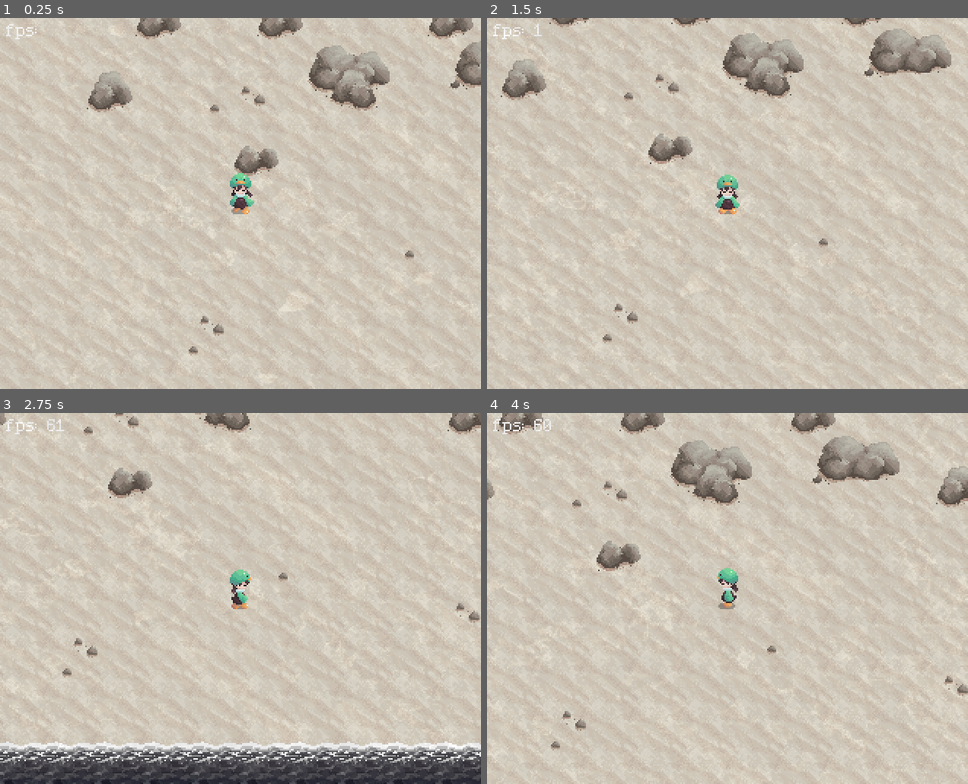
Above: before the commit, frames 1-4 (two rows, left to right).
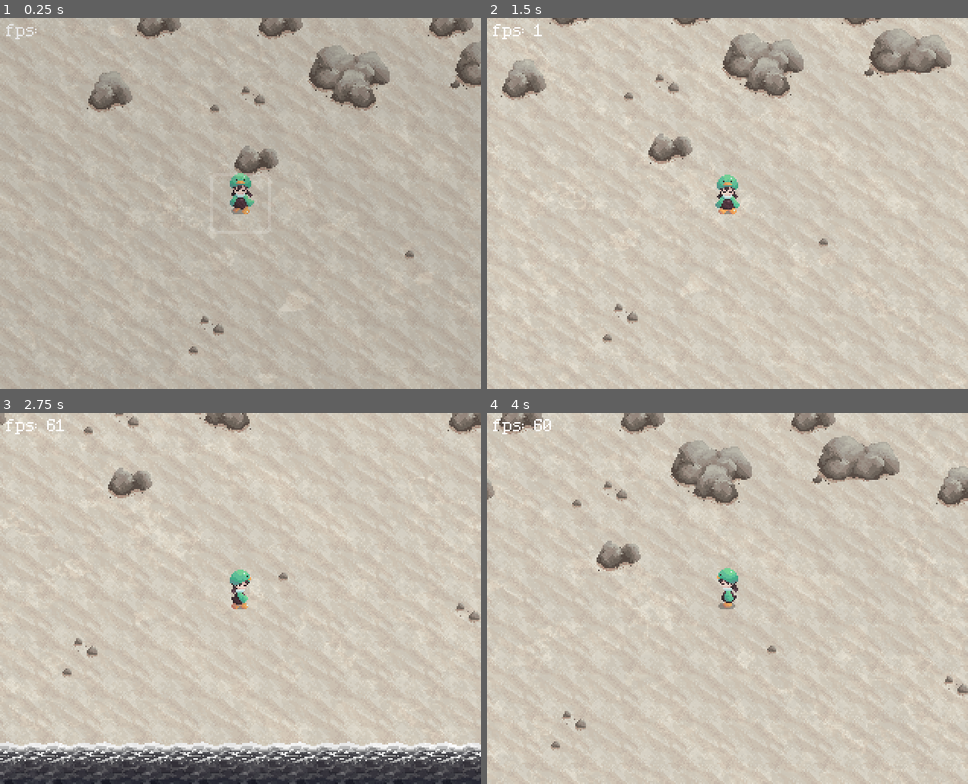
Above: after the commit, the same moments.

Repository: kiwijuice56/hourglass-desert
Game: Godot game, scene res://main/Main.tscn
The game is run twice, just before and just after one commit, with the same random seed, the same clock (stepped at 60 frames per second) and the same inputs.
Inputs:
- Up to frame 1 (0.25 s): no input
- Up to frame 2 (1.5 s): tap Enter (ui_accept) at 0.5, 0.77 s; hold Right (ui_right) 0.53-1.28 s; hold Down (ui_down) from 1.28 s (still down)
- Up to frame 3 (2.75 s): tap Enter (ui_accept) at 1.52 s; release Down (ui_down) at 2.03 s; hold Right (ui_right) from 2.03 s (still down)
- Up to frame 4 (4 s): release Right (ui_right) at 2.78 s; hold Up (ui_up) 2.78-3.53 s; tap Enter (ui_accept) at 3.02, 3.77 s; hold Left (ui_left) from 3.53 s (still down)

The runs differ from the first frame. In frame 2, less than 0.1% of the frame differs, in the area x 10-12%, y 4-5%; in frame 3, less than 0.1%, in the area x 9-12%, y 1-5%; in frame 4, less than 0.1%.

Commit message:
Created basic effect menu
Incomplete, will work on tying everything together

Diff:
--- a/main/Main.tscn
+++ b/main/Main.tscn
@@ -1,11 +1,14 @@
-[gd_scene load_steps=8 format=3 uid="uid://ci427rwi47y3v"]
+[gd_scene load_steps=11 format=3 uid="uid://ci427rwi47y3v"]
 
 [ext_resource type="Script" path="res://main/main.gd" id="1_7he0i"]
 [ext_resource type="PackedScene" uid="uid://bx16we0b51mtm" path="res://main/prop/canvas_mirror/CanvasMirror.tscn" id="2_qes7u"]
 [ext_resource type="PackedScene" uid="uid://bncwc62wkr0vt" path="res://main/prop/actor/player/Player.tscn" id="3_e6qln"]
-[ext_resource type="PackedScene" uid="uid://3sm8t0okpbw1" path="res://main/ui/transition/Transition.tscn" id="4_5rr0d"]
-[ext_resource type="Script" path="res://main/ui/fps_label/fps_label.gd" id="5_etifi"]
+[ext_resource type="PackedScene" uid="uid://3sm8t0okpbw1" path="res://main/ui/component/transition/Transition.tscn" id="4_5rr0d"]
+[ext_resource type="Script" path="res://main/ui/ui.gd" id="4_hh443"]
+[ext_resource type="Script" path="res://main/ui/component/fps_label/fps_label.gd" id="5_etifi"]
 [ext_resource type="Theme" uid="uid://bhdkt3j7lwgn1" path="res://main/ui/theme/main_theme.tres" id="5_xhmq2"]
+[ext_resource type="PackedScene" uid="uid://iee11vxs3gpy" path="res://main/ui/menu/effect_menu/EffectMenu.tscn" id="7_n8r1e"]
+[ext_resource type="Script" path="res://main/ui/menu/effect_menu/effect_menu.gd" id="9_4jbjk"]
 
 [sub_resource type="StyleBoxEmpty" id="StyleBoxEmpty_p5qfa"]
 content_margin_left = 4.0
@@ -18,16 +21,28 @@
 
 [node name="Player" parent="." instance=ExtResource("3_e6qln")]
 
-[node name="Transition" parent="." instance=ExtResource("4_5rr0d")]
+[node name="UI" type="CanvasLayer" parent="."]
+layer = 2
+script = ExtResource("4_hh443")
 
-[node name="FpsLayer" type="CanvasLayer" parent="."]
+[node name="Transition" parent="UI" instance=ExtResource("4_5rr0d")]
+anchors_preset = 15
+anchor_right = 1.0
+anchor_bottom = 1.0
+offset_right = 0.0
+offset_bottom = 0.0
+grow_horizontal = 2
+grow_vertical = 2
 
-[node name="PanelContainer" type="PanelContainer" parent="FpsLayer"]
-offset_right = 40.0
-offset_bottom = 40.0
+[node name="DebugPanel" type="PanelContainer" parent="UI"]
+anchors_preset = 15
+anchor_right = 1.0
+anchor_bottom = 1.0
+grow_horizontal = 2
+grow_vertical = 2
 theme_override_styles/panel = SubResource("StyleBoxEmpty_p5qfa")
 
-[node name="FpsLabel" type="Label" parent="FpsLayer/PanelContainer"]
+[node name="FpsLabel" type="Label" parent="UI/DebugPanel"]
 layout_mode = 2
 size_flags_horizontal = 0
 size_flags_vertical = 0
@@ -35,5 +50,8 @@
 text = "fps:"
 script = ExtResource("5_etifi")
 
-[node name="Timer" type="Timer" parent="FpsLayer/PanelContainer/FpsLabel"]
+[node name="Timer" type="Timer" parent="UI/DebugPanel/FpsLabel"]
 autostart = true
+
+[node name="EffectMenu" parent="UI" instance=ExtResource("7_n8r1e")]
+script = ExtResource("9_4jbjk")
--- a/main/common_reference.gd
+++ b/main/common_reference.gd
@@ -3,4 +3,7 @@
 
 @onready var main: Main = get_tree().get_root().get_node("Main")
 @onready var player: Player = get_tree().get_root().get_node("Main/Player")
-@onready var transition: Transition = get_tree().get_root().get_node("Main/Transition")
+@onready var ui: UI = get_tree().get_root().get_node("Main/UI")
+
+# This should be under UI's script but its used very often
+@onready var transition: Transition = get_tree().get_root().get_node("Main/UI/Transition")
--- a/main/memory/global_memory.gd
+++ b/main/memory/global_memory.gd
@@ -6,3 +6,4 @@
 func reset_memory() -> void:
 	data = {}
 	data.time = Era.CURRENT
+	data.unlocked_effects = [Player.Effect.NORMAL, Player.Effect.DUCKLING]
--- a/main/prop/actor/actor.gd
+++ b/main/prop/actor/actor.gd
@@ -10,11 +10,6 @@
 
 @onready var movement_timer: Timer = $MovementTimer
 
-# A disabled actor is intended to be uninteractable and unchangeable, although
-# their state may still change. In order to prevent glitches while keeping code complexity
-# low, the disable/enable methods will prevent any form of interactions by disabling nodes
-# that allow states to influence thier controllers. States should still check if they
-# are disabled with the was_interrupted method
 var disabled: bool:
 	set(val):
 		disabled = val
--- a/main/prop/actor/player/player.gd
+++ b/main/prop/actor/player/player.gd
@@ -18,12 +18,13 @@
 const EFFECT_MAP: Dictionary = {
 	Effect.NORMAL: "normal",
 	Effect.DUCKLING: "duckling"
+
 }
 
 const SPRITE_DIR: String = "res://main/prop/actor/player/sprites/"
 
 enum Effect {
-	NORMAL, DUCKLING
+	NORMAL, DUCKLING, NONE1, NONE2, NONE3, NONE4, NONE5
 }
 
 signal interacted
@@ -32,7 +33,7 @@
 @onready var interact_hitbox: Area2D = $InteractHitboxArea2D
 
 var direction: String = "down"
-var effect: Effect = Effect.DUCKLING
+var effect: Effect = Effect.NORMAL
 
 func disable() -> void:
 	super.disable()
--- a/main/ui/transition/Transition.tscn
+++ b/main/ui/component/transition/Transition.tscn
@@ -1,6 +1,6 @@
 [gd_scene load_steps=6 format=3 uid="uid://3sm8t0okpbw1"]
 
-[ext_resource type="Script" path="res://main/ui/transition/transition.gd" id="1_c7h3c"]
+[ext_resource type="Script" path="res://main/ui/component/transition/transition.gd" id="1_c7h3c"]
 
 [sub_resource type="Animation" id="Animation_cil8w"]
 resource_name = "0in"
--- a/main/ui/effect_menu/EffectMenu.tscn
+++ /dev/null
@@ -1,36 +0,0 @@
-[gd_scene format=3 uid="uid://iee11vxs3gpy"]
-
-[node name="EffectMenu" type="Control"]
-layout_mode = 3
-anchors_preset = 15
-anchor_right = 1.0
-anchor_bottom = 1.0
-grow_horizontal = 2
-grow_vertical = 2
-
-[node name="ScrollContainer" type="ScrollContainer" parent="."]
-layout_mode = 1
-anchors_preset = 15
-anchor_right = 1.0
-anchor_bottom = 1.0
-grow_horizontal = 2
-grow_vertical = 2
-
-[node name="HBoxContainer" type="HBoxContainer" parent="ScrollContainer"]
-layout_mode = 2
-
-[node name="Label" type="Label" parent="ScrollContainer/HBoxContainer"]
-layout_mode = 2
-text = "asdasdasd"
-
-[node name="Label2" type="Label" parent="ScrollContainer/HBoxContainer"]
-layout_mode = 2
-text = "asdasdasd"
-
-[node name="Label3" type="Label" parent="ScrollContainer/HBoxContainer"]
-layout_mode = 2
-text = "asdasdasd"
-
-[node name="Label4" type="Label" parent="ScrollContainer/HBoxContainer"]
-layout_mode = 2
-text = "asdasdasd"
--- /dev/null
+++ b/main/ui/menu/effect_menu/EffectMenu.tscn
@@ -0,0 +1,86 @@
+[gd_scene load_steps=7 format=3 uid="uid://iee11vxs3gpy"]
+
+[ext_resource type="Theme" uid="uid://bhdkt3j7lwgn1" path="res://main/ui/theme/main_theme.tres" id="1_o1bro"]
+[ext_resource type="Script" path="res://main/ui/menu/effect_menu/effect_selector.gd" id="2_fgw8h"]
+[ext_resource type="Texture2D" uid="uid://l0edgp4i0sjx" path="res://main/ui/menu/effect_menu/icons/normal.png" id="3_lntdq"]
+[ext_resource type="Texture2D" uid="uid://b6uqxw146pomg" path="res://main/ui/menu/effect_menu/icons/duckling.png" id="4_m18m7"]
+[ext_resource type="Texture2D" uid="uid://34pow4lay2x4" path="res://main/ui/menu/effect_menu/icons/empty.png" id="5_0i21m"]
+[ext_resource type="Texture2D" uid="uid://ddhtdv282tsmx" path="res://main/ui/menu/effect_menu/icons/highlight.png" id="6_raart"]
+
+[node name="EffectMenu" type="Control"]
+layout_mode = 3
+anchors_preset = 15
+anchor_right = 1.0
+anchor_bottom = 1.0
+grow_horizontal = 2
+grow_vertical = 2
+theme = ExtResource("1_o1bro")
+
+[node name="ColorRect" type="ColorRect" parent="."]
+layout_mode = 1
+anchors_preset = 15
+anchor_right = 1.0
+anchor_bottom = 1.0
+grow_horizontal = 2
+grow_vertical = 2
+color = Color(0, 0, 0, 0.580392)
+
+[node name="EffectSelector" type="HBoxContainer" parent="."]
+layout_mode = 1
+anchors_preset = 8
+anchor_left = 0.5
+anchor_top = 0.5
+anchor_right = 0.5
+anchor_bottom = 0.5
+offset_left = -19.0
+offset_top = -19.0
+offset_right = 247.0
+offset_bottom = 19.0
+grow_horizontal = 2
+grow_vertical = 2
+size_flags_horizontal = 4
+theme_override_constants/separation = 0
+script = ExtResource("2_fgw8h")
+
+[node name="Normal" type="TextureRect" parent="EffectSelector"]
+layout_mode = 2
+texture = ExtResource("3_lntdq")
+
+[node name="Duckling" type="TextureRect" parent="EffectSelector"]
+layout_mode = 2
+texture = ExtResource("4_m18m7")
+
+[node name="Empty3" type="TextureRect" parent="EffectSelector"]
+layout_mode = 2
+texture = ExtResource("5_0i21m")
+
+[node name="Empty4" type="TextureRect" parent="EffectSelector"]
+layout_mode = 2
+texture = ExtResource("5_0i21m")
+
+[node name="Empty5" type="TextureRect" parent="EffectSelector"]
+layout_mode = 2
+texture = ExtResource("5_0i21m")
+
+[node name="Empty6" type="TextureRect" parent="EffectSelector"]
+layout_mode = 2
+texture = ExtResource("5_0i21m")
+
+[node name="Empty" type="TextureRect" parent="EffectSelector"]
+layout_mode = 2
+texture = ExtResource("5_0i21m")
+
+[node name="TextureRect" type="TextureRect" parent="."]
+layout_mode = 1
+anchors_preset = 8
+anchor_left = 0.5
+anchor_top = 0.5
+anchor_right = 0.5
+anchor_bottom = 0.5
+offset_left = -20.0
+offset_top = -20.0
+offset_right = 20.0
+offset_bottom = 20.0
+grow_horizontal = 2
+grow_vertical = 2
+texture = ExtResource("6_raart")
--- /dev/null
+++ b/main/ui/menu/effect_menu/effect_menu.gd
@@ -0,0 +1,26 @@
+class_name EffectMenu
+extends Menu
+
+@export var transition_time: float = 0.3
+
+@onready var selector: EffectSelector = $EffectSelector
+
+func _ready() -> void:
+	exit()
+
+func enter() -> void:
+	selector.initialize()
+	modulate.a = 0.0
+	super.enter()
+	var tween: Tween = get_tree().create_tween()
+	tween.tween_property(self, "modulate:a", 1.0, transition_time)
+	await tween.finished
+	selector.set_process_input(true)
+
+func exit() -> void:
+	modulate.a = 1.0
+	selector.set_process_input(false)
+	var tween: Tween = get_tree().create_tween()
+	tween.tween_property(self, "modulate:a", 0.0, transition_time)
+	await tween.finished
+	super.exit()
--- /dev/null
+++ b/main/ui/menu/effect_menu/effect_selector.gd
@@ -0,0 +1,49 @@
+class_name EffectSelector
+extends HBoxContainer
+
+const ICON_DIR: String = "res://main/ui/effect_menu/icons/"
+const ICON_SIZE: int = 38
+const OFFSET: int = 139
+
+@export var shift_time: float = 0.15
+
+var tween: Tween
+var idx: int = 0
+
+func _ready() -> void:
+	await get_tree().get_root().ready
+	initialize()
+
+func _input(event: InputEvent) -> void:
+	var last_idx: int = idx
+	if event.is_action_pressed("ui_left", false):
+		idx -= 1
+	if event.is_action_pressed("ui_right", false):
+		idx += 1
+	idx = clamp(idx, 0, len(Player.Effect) - 1)
+	if idx == last_idx:
+		return
+	if tween != null:
+		tween.stop()
+	tween = get_tree().create_tween().set_trans(Tween.TRANS_QUAD)
+	tween.tween_property(self, "position:x", OFFSET + idx * -ICON_SIZE, shift_time)
+
+func initialize() -> void:
+	for child in get_children():
+		remove_child(child)
+		child.queue_free()
+	for effect in GlobalMemory.data.unlocked_effects:
+		var effect_name: String = Player.EFFECT_MAP[effect]
+		var icon: Resource = load(ICON_DIR + effect_name + ".png")
+		var rect: TextureRect = TextureRect.new()
+		rect.texture = icon
+		add_child(rect)
+	for i in range(len(Player.Effect) - len(GlobalMemory.data.unlocked_effects)):
+		var icon: Resource = load(ICON_DIR + "empty.png")
+		var rect: TextureRect = TextureRect.new()
+		rect.texture = icon
+		add_child(rect)
+
+	idx = GlobalMemory.data.unlocked_effects.find(CommonReference.player.effect)
+
+	position.x = OFFSET + idx * ICON_SIZE
--- /dev/null
+++ b/main/ui/menu/menu.gd
@@ -0,0 +1,8 @@
+class_name Menu
+extends Control
+
+func enter() -> void:
+	visible = true
+
+func exit() -> void:
+	visible = false
--- /dev/null
+++ b/main/ui/ui.gd
@@ -0,0 +1,5 @@
+class_name UI
+extends CanvasLayer
+# Root UI node, stores references to commonly accessed menus
+
+@onready var effect_menu: EffectMenu = $EffectMenu
Renamed: main/ui/fps_label/fps_label.gd -> main/ui/component/fps_label/fps_label.gd
Renamed: main/ui/transition/transition.gd -> main/ui/component/transition/transition.gd
Binary file added: main/ui/menu/effect_menu/icons/duckling.png
Not shown, added: main/ui/menu/effect_menu/icons/duckling.png.import
Binary file added: main/ui/menu/effect_menu/icons/empty.png
Not shown, added: main/ui/menu/effect_menu/icons/empty.png.import
Binary file added: main/ui/menu/effect_menu/icons/highlight.png
Not shown, added: main/ui/menu/effect_menu/icons/highlight.png.import
Binary file added: main/ui/menu/effect_menu/icons/normal.png
Not shown, added: main/ui/menu/effect_menu/icons/normal.png.import
Renamed: main/ui/title/Title.tscn -> main/ui/menu/title_menu/TitleMenu.tscn
